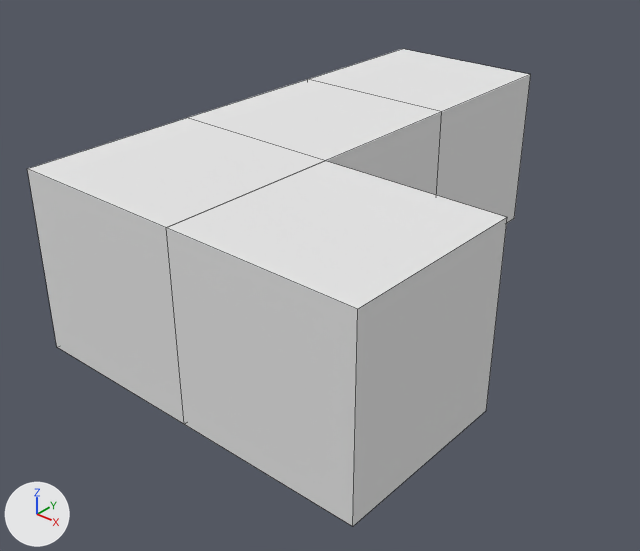
Two versions of the Blender file HTC VIVE Project/Assets/Blender Imports/Tetros/Tetro 5.blend, one commit apart.
Both versions are drawn from a 50 mm lens placed at (6.24, -7.15, 4.1), pointed at (0.26, -0.23, -0.83). Every picture has the same lights, and +X, +Y and +Z are marked at lower left. Mesh edges are drawn as thin lines.

Script lines for the objects in view, before the commit:
```python
me_cube_001 = bpy.data.meshes.new('Cube.001')
me_cube_001.from_pydata(...)  # a box spanning x -1.0..1.0, y -3.0..-1.0, z -1.0..1.0, material slot 1; a box spanning x -1.0..1.0, y -1.0..1.0, z -1.0..1.0, material slot 0; a box spanning x -1.0..1.0, y -5.0..-3.0, z -1.0..1.0, material slot 2; a box spanning x 1.0..3.0, y -5.0..-3.0, z -1.0..1.0, material slot 3
me_cube_001.materials.append(mat_material_001)  # white #e7e7e7
me_cube_001.materials.append(mat_material)  # white #e7e7e7
me_cube_001.materials.append(mat_material_002)  # white #e7e7e7
me_cube_001.materials.append(mat_material_003)  # white #e7e7e7
ob_cube_001 = bpy.data.objects.new('Cube.001', me_cube_001)
ob_cube_001.location = (0.0, 2.0, 0.0)
```
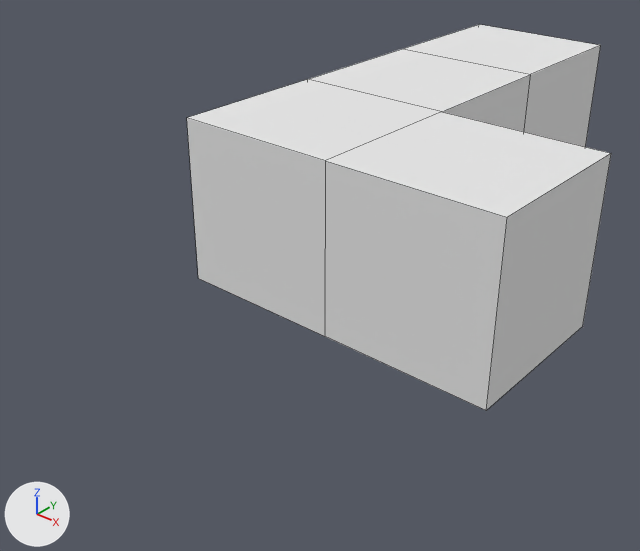
Location of each change, [x1, y1, x2, y2] in pixels of the pictures (640 x 551 px; the box of a moved part takes in the faces that stretch with it):
'Cube.001', reshaped (16% narrower, 19% shorter)
    before: [27, 49, 531, 526]
    after: [187, 24, 611, 410]
part 1 of me_cube_001, deleted
    before: [27, 118, 324, 424]
part 2 of me_cube_001, moved or reshaped
    before: [166, 49, 531, 526]
    after: [325, 24, 611, 410]

Edits to the bpy script that builds the scene:
```text
Change me_cube_001:
    used by ob_cube_001; location = (0.0, 2.0, 0.0)
    remove me_cube_001.from_pydata(...)  # 32 vertices, 24 faces; spans x -1.0..3.0, y -5.0..1.0, z -1.0..1.0
    add me_cube_001.from_pydata(...)  # 20 vertices, 21 faces; spans x -1.0..3.0, y -3.0..3.0, z -1.0..1.0
    me_cube_001 part 1: the loose piece of 8 vertices spanning x -1.0..1.0, y -5.0..-3.0, z -1.0..1.0 is deleted
    me_cube_001 part 2
    10 vertices are removed from x -1.0..3.0, y -5.0..-1.0, z -1.0..1.0
    12 faces are deleted
    6 new vertices lie (0.0, 2.0, 0.0) away from vertices in x -1.0..3.0, y -3.0..1.0, z -1.0..1.0
    5 new faces join them, mat_material (white #e7e7e7)
    5 new faces join them, mat_material_001 (white #e7e7e7)
    5 new faces join them, mat_material_003 (white #e7e7e7)
```
